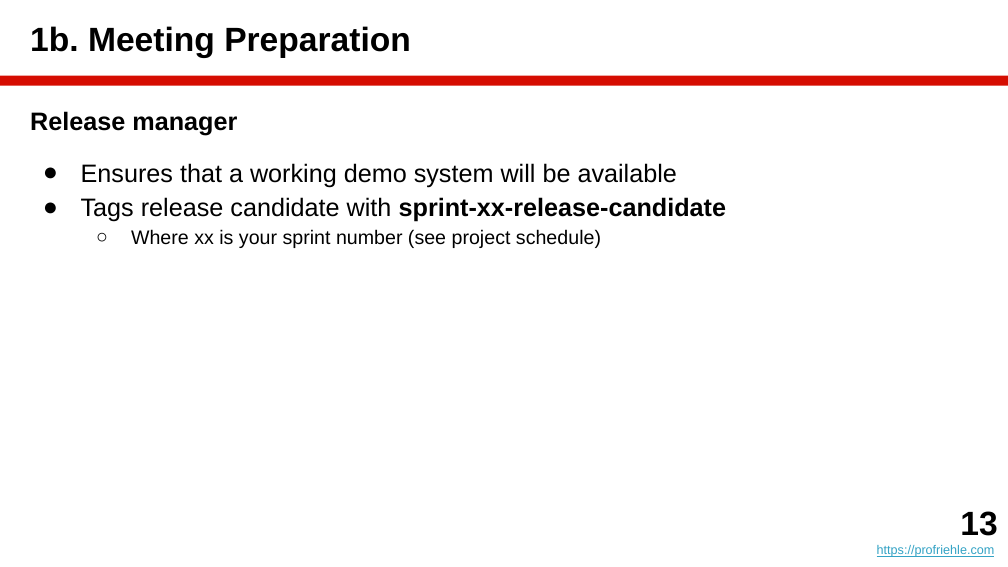
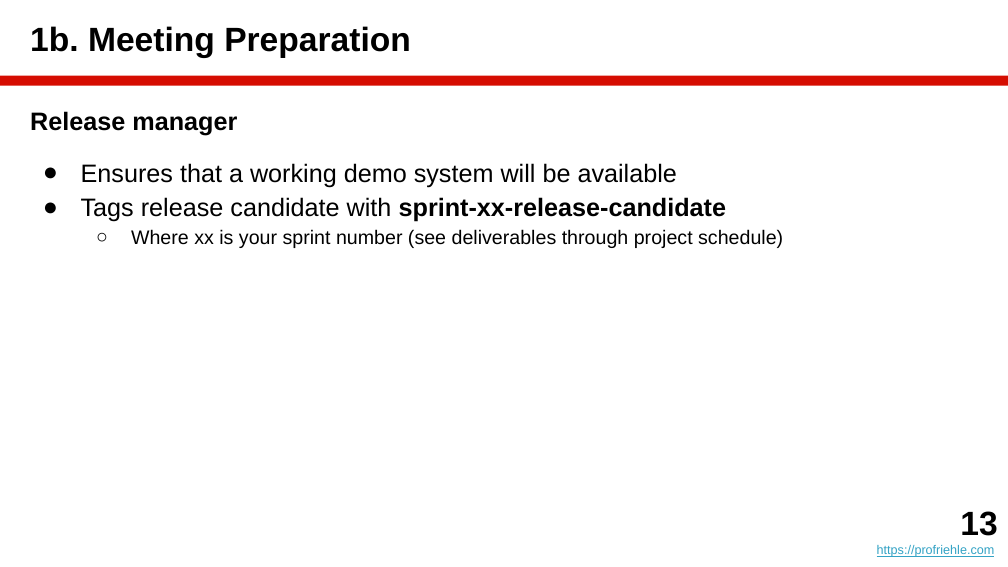
Before and after one commit to dirkriehle/amos-course, a slide deck: slide 13 of Lecture slides/AMOS B02 - Scrum and AMOS.pptx. Drawn at 1008x567 pixels with LibreOffice and Linux fonts; fonts in the diff are those of the drawing. Boxes give left, top, right and bottom in pixels: in the first picture for what was removed or moved away, otherwise in the second. Text is boxed around its words. In the diff, an @@ line names an element or a change of style, - is before the commit and + after.

```diff
--- a/Lecture slides/AMOS B02 - Scrum and AMOS.pptx
+++ b/Lecture slides/AMOS B02 - Scrum and AMOS.pptx
@@ text at <box>131,229,783,248</box>: text changed @@
-  ○ Where xx is your sprint number (see project schedule)
+  ○ Where xx is your sprint number (see deliverables through project schedule)
```
Also in this commit, not shown: 1 other slide changed, 5 other files.
